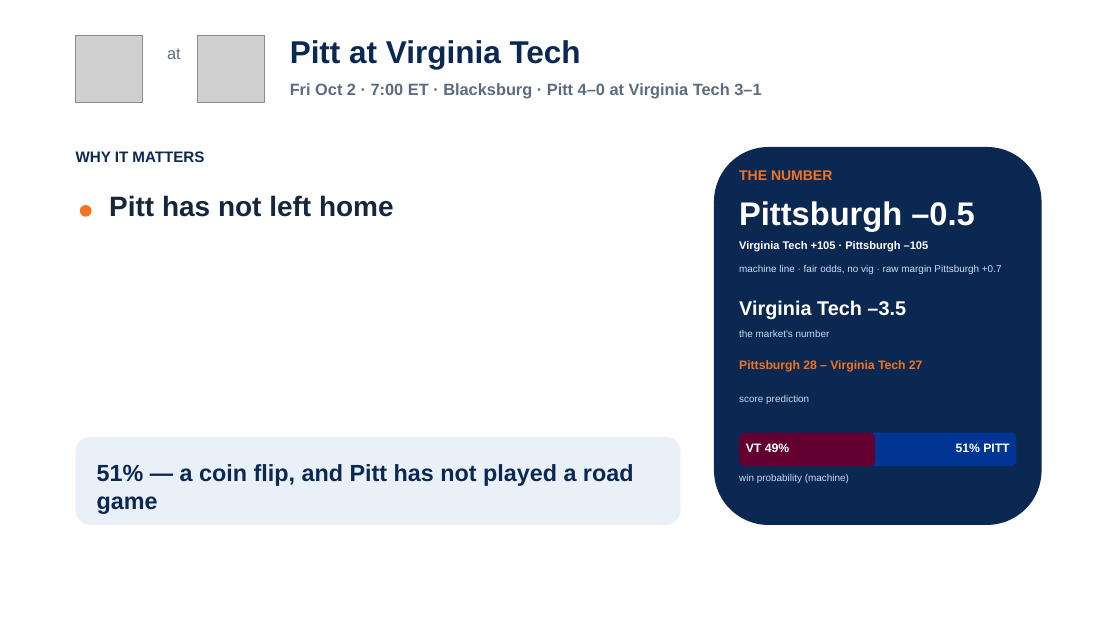
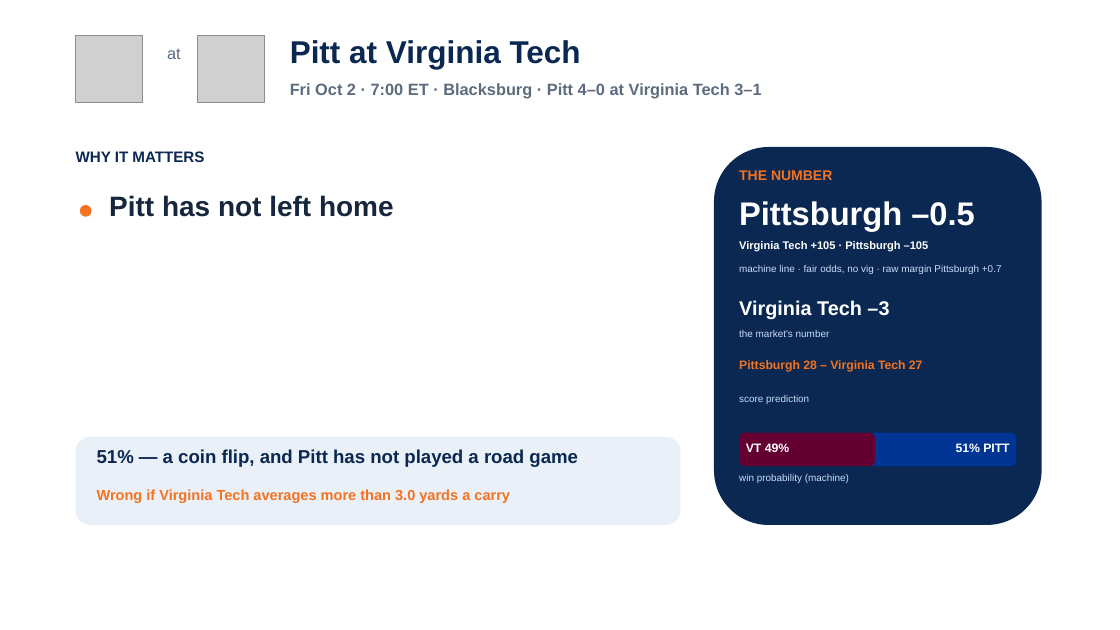
Before and after one commit to lucasalvarezflorida-lab/ncaa-fbs-analytics, a slide deck: slide 8 of decks/2026_Week5_Episode6.pptx. Drawn at 1120x630 pixels with LibreOffice and Linux fonts; fonts in the diff are those of the drawing; grey boxes stand for pictures. Boxes give left, top, right and bottom in pixels: in the first picture for what was removed or moved away, otherwise in the second. Text is boxed around its words. In the diff, an @@ line names an element or a change of style, - is before the commit and + after.

```diff
--- a/decks/2026_Week5_Episode6.pptx
+++ b/decks/2026_Week5_Episode6.pptx
@@ text at [739, 300, 889, 320]: text changed @@
-Virginia Tech –3.5
+Virginia Tech –3
@@ text "51% — a coin flip, ...": place and size @@
-text "51% — a coin flip, ..." at [97, 464, 634, 514]
+text "51% — a coin flip, ..." at [97, 449, 578, 467]
@@ text "51% — a coin flip, ..." at [97, 449, 578, 467]: size 20 to 16 pt @@
@@ text added at [97, 489, 510, 503], 12.5 pt, text #F47321, bold @@
+Wrong if Virginia Tech averages more than 3.0 yards a carry
```
Also in this commit, not shown: 5 other slides changed, 4 other files.
